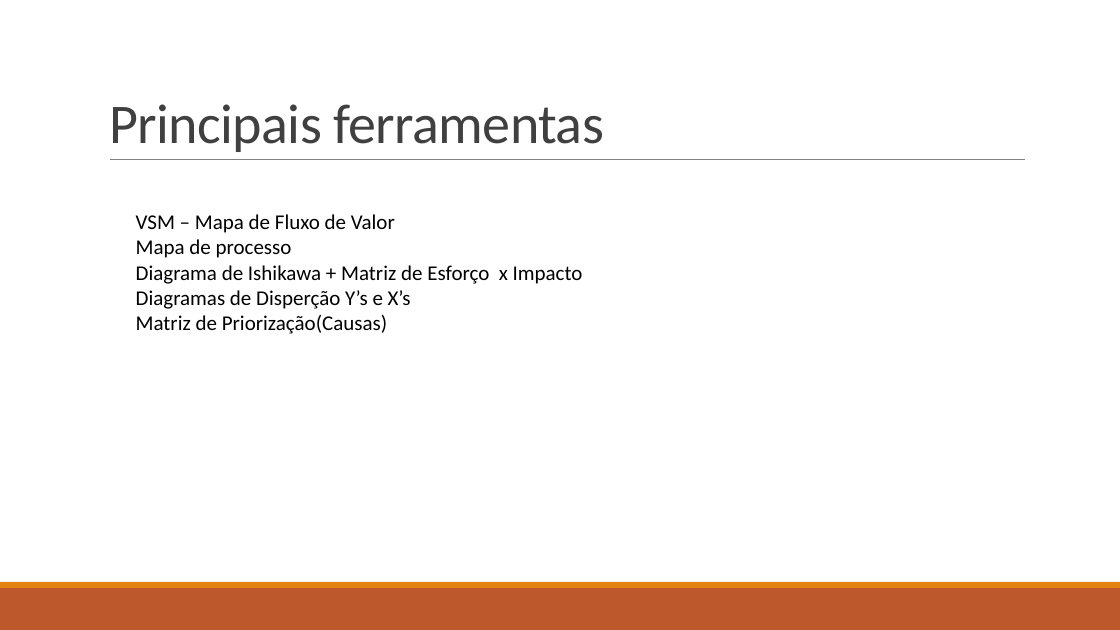
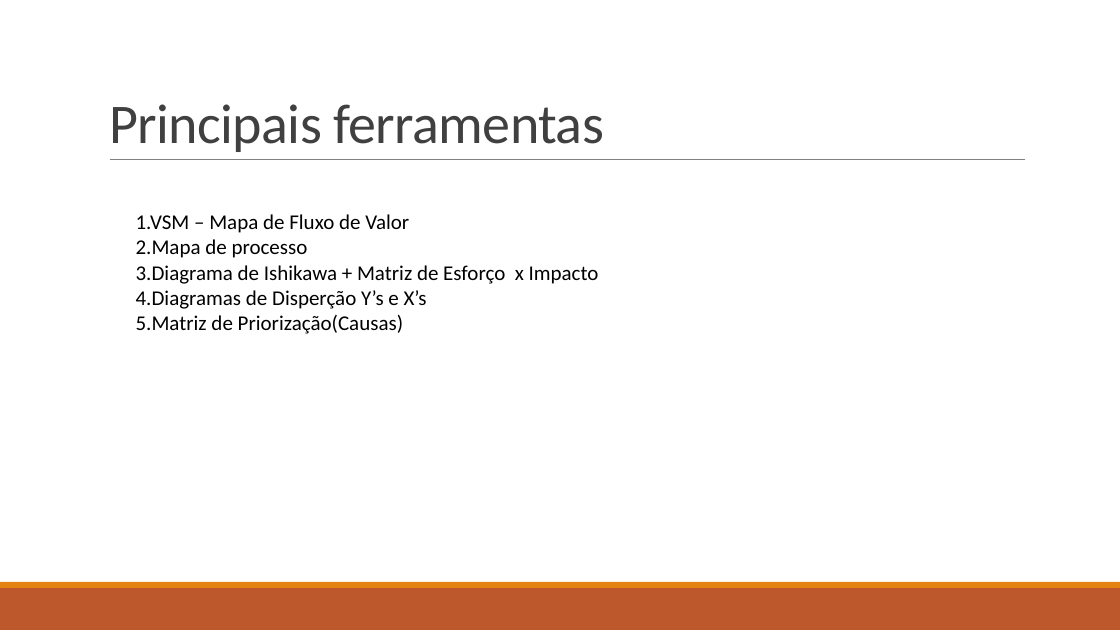
Before and after one commit to ruhansanabria/Puc_Lean2016, a slide deck: slide 3 of Apresentações/TRE DMAIC - Analyze.pptx. Drawn at 1120x630 pixels with LibreOffice and Linux fonts; fonts in the diff are those of the drawing. Boxes give left, top, right and bottom in pixels: in the first picture for what was removed or moved away, otherwise in the second. Text is boxed around its words. In the diff, an @@ line names an element or a change of style, - is before the commit and + after.

Commit message:
Add files via upload
Atualizados valores na apresentacao , indice

```diff
--- a/Apresentações/TRE DMAIC - Analyze.pptx
+++ b/Apresentações/TRE DMAIC - Analyze.pptx
@@ text at [136,214,599,334]: text changed @@
-VSM – Mapa de Fluxo de Valor
-Mapa de processo
-Diagrama de Ishikawa + Matriz de Esforço x Impacto
-Diagramas de Disperção Y’s e X’s
-Matriz de Priorização(Causas)
+1.VSM – Mapa de Fluxo de Valor
+2.Mapa de processo
+3.Diagrama de Ishikawa + Matriz de Esforço x Impacto
+4.Diagramas de Disperção Y’s e X’s
+5.Matriz de Priorização(Causas)
```
Also in this commit, not shown: 6 other slides changed, 3 slides added.
